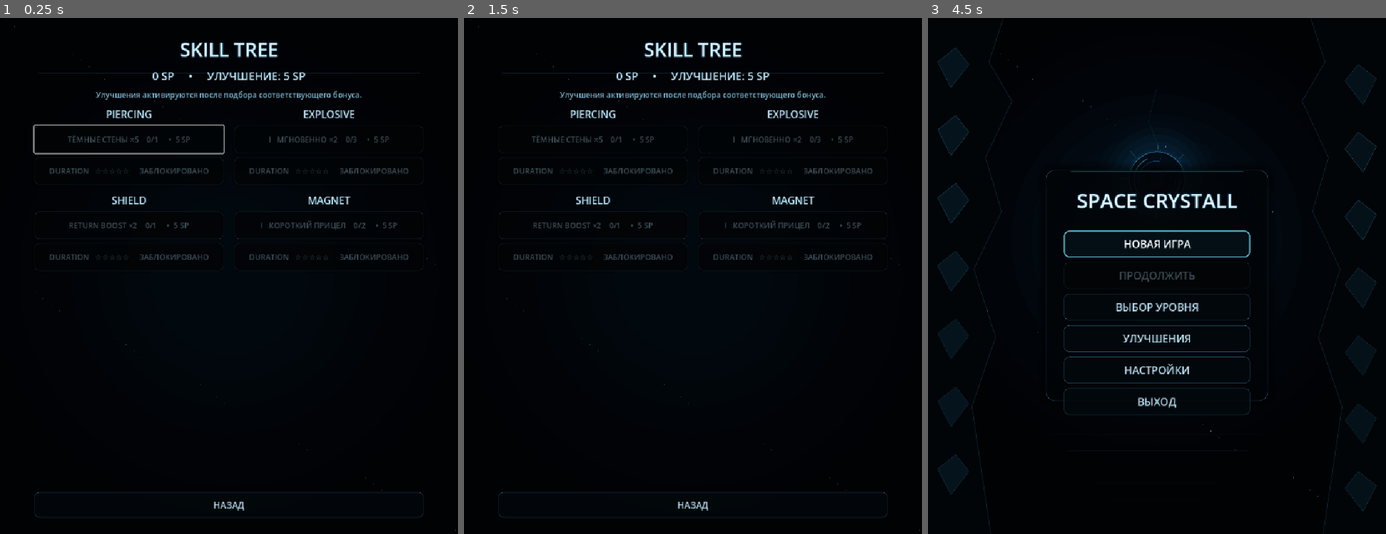
Above: before the commit, frames 1-3 (left to right).
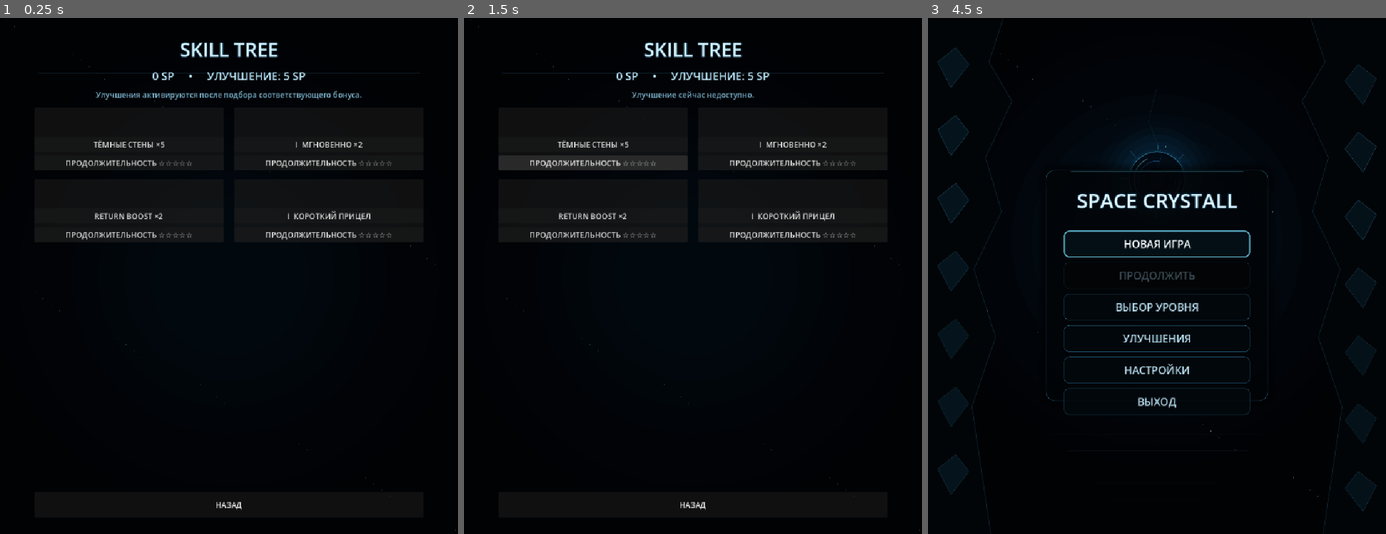
Above: after the commit, the same moments.

Repository: Ardarik421/arkanoid
Game: Godot game, scene res://scenes/skill_tree.tscn
Two runs of this game, one before a commit and one after it. Both use one fixed random seed, a clock stepped at 60 frames per second and the inputs below. This scene is started directly instead of the project's main scene. Sound files missing from this copy of the repository are replaced by a short silence.
Inputs (mouse positions are in pixels of both pictures, inside the frame that each line leads up to):
- Up to frame 1 (0.25 s): no input
- Up to frame 2 (1.5 s): click (592, 141) at 0.5 s, where only the run after the commit has a clickable "ТЁМНЫЕ СТЕНЫ ×5"; click (592, 162) at 1.25 s, where only the run after the commit has a clickable "ПРОДОЛЖИТЕЛЬНОСТЬ ☆☆☆☆☆"
- Up to frame 3 (4.5 s): click (1257, 141) at 2 s, where only the run after the commit has a clickable "I МГНОВЕННО ×2"; click (1056, 214) at 2.75 s, where only the run after the commit has a clickable "RETURN BOOST ×2"; click (1257, 214) at 3.5 s, where only the run after the commit has a clickable "I КОРОТКИЙ ПРИЦЕЛ"; click "НАЗАД" at 4.25 s

The runs differ from the first frame. In frame 1, 3.1% of the frame differs, in the area x 7-93%, y 17-97%; in frame 2, 4.1%, in the area x 7-93%, y 14-97%; in frame 3, nothing differs.
Error after the commit: Parse Error: Cannot infer the type of "half" variable because the value doesn't have a set type. (res://scenes/skill_bonus_icon.gd:12)

Commit message:
Add bonus icons and branch cards to skill tree

Diff:
--- a/scenes/skill_tree.tscn
+++ b/scenes/skill_tree.tscn
@@ -1,6 +1,7 @@
-[gd_scene load_steps=2 format=3]
+[gd_scene load_steps=3 format=3]
 
 [ext_resource type="Script" path="res://scenes/skill_tree.gd" id="1"]
+[ext_resource type="Script" path="res://scenes/skill_bonus_icon.gd" id="2"]
 
 [node name="SkillTree" type="Control"]
 layout_mode = 3
@@ -26,19 +27,16 @@
 [node name="VBox" type="VBoxContainer" parent="Margin"]
 layout_mode = 2
 theme_override_constants/separation = 12
-
 [node name="Title" type="Label" parent="Margin/VBox"]
 layout_mode = 2
 text = "SKILL TREE"
 horizontal_alignment = 1
-
 [node name="Header" type="HBoxContainer" parent="Margin/VBox"]
 layout_mode = 2
 alignment = 1
 [node name="SPLabel" type="Label" parent="Margin/VBox/Header"]
 layout_mode = 2
 text = "SP: 0"
-
 [node name="StatusLabel" type="Label" parent="Margin/VBox"]
 layout_mode = 2
 custom_minimum_size = Vector2(0, 26)
@@ -52,77 +50,113 @@
 theme_override_constants/v_separation = 18
 columns = 2
 
-[node name="Piercing" type="VBoxContainer" parent="Margin/VBox/Branches"]
+[node name="Piercing" type="PanelContainer" parent="Margin/VBox/Branches"]
 custom_minimum_size = Vector2(390, 0)
 layout_mode = 2
 size_flags_horizontal = 3
-[node name="Title" type="Label" parent="Margin/VBox/Branches/Piercing"]
+[node name="Content" type="VBoxContainer" parent="Margin/VBox/Branches/Piercing"]
 layout_mode = 2
-text = "PIERCING"
-horizontal_alignment = 1
-[node name="Gameplay" type="Button" parent="Margin/VBox/Branches/Piercing"]
+theme_override_constants/separation = 8
+[node name="Header" type="HBoxContainer" parent="Margin/VBox/Branches/Piercing/Content"]
+layout_mode = 2
+[node name="Icon" type="Control" parent="Margin/VBox/Branches/Piercing/Content/Header"]
+custom_minimum_size = Vector2(54, 54)
+layout_mode = 2
+script = ExtResource("2")
+icon_type = "piercing"
+[node name="Spacer" type="Control" parent="Margin/VBox/Branches/Piercing/Content/Header"]
+layout_mode = 2
+size_flags_horizontal = 3
+[node name="Gameplay" type="Button" parent="Margin/VBox/Branches/Piercing/Content"]
 layout_mode = 2
 text = "ТЁМНЫЕ СТЕНЫ ×5"
-[node name="Duration" type="Button" parent="Margin/VBox/Branches/Piercing"]
+[node name="Duration" type="Button" parent="Margin/VBox/Branches/Piercing/Content"]
 layout_mode = 2
-text = "DURATION ☆☆☆☆☆"
+text = "ПРОДОЛЖИТЕЛЬНОСТЬ ☆☆☆☆☆"
 
-[node name="Explosive" type="VBoxContainer" parent="Margin/VBox/Branches"]
+[node name="Explosive" type="PanelContainer" parent="Margin/VBox/Branches"]
 custom_minimum_size = Vector2(390, 0)
 layout_mode = 2
 size_flags_horizontal = 3
-[node name="Title" type="Label" parent="Margin/VBox/Branches/Explosive"]
+[node name="Content" type="VBoxContainer" parent="Margin/VBox/Branches/Explosive"]
 layout_mode = 2
-text = "EXPLOSIVE"
-horizontal_alignment = 1
-[node name="Gameplay" type="Button" parent="Margin/VBox/Branches/Explosive"]
+theme_override_constants/separation = 8
+[node name="Header" type="HBoxContainer" parent="Margin/VBox/Branches/Explosive/Content"]
+layout_mode = 2
+[node name="Icon" type="Control" parent="Margin/VBox/Branches/Explosive/Content/Header"]
+custom_minimum_size = Vector2(54, 54)
+layout_mode = 2
+script = ExtResource("2")
+icon_type = "explosive"
+[node name="Spacer" type="Control" parent="Margin/VBox/Branches/Explosive/Content/Header"]
+layout_mode = 2
+size_flags_horizontal = 3
+[node name="Gameplay" type="Button" parent="Margin/VBox/Branches/Explosive/Content"]
 layout_mode = 2
 text = "I  МГНОВЕННО ×2"
-[node name="Duration" type="Button" parent="Margin/VBox/Branches/Explosive"]
+[node name="Duration" type="Button" parent="Margin/VBox/Branches/Explosive/Content"]
 layout_mode = 2
-text = "DURATION ☆☆☆☆☆"
+text = "ПРОДОЛЖИТЕЛЬНОСТЬ ☆☆☆☆☆"
 
-[node name="Shield" type="VBoxContainer" parent="Margin/VBox/Branches"]
+[node name="Shield" type="PanelContainer" parent="Margin/VBox/Branches"]
 custom_minimum_size = Vector2(390, 0)
 layout_mode = 2
 size_flags_horizontal = 3
-[node name="Title" type="Label" parent="Margin/VBox/Branches/Shield"]
+[node name="Content" type="VBoxContainer" parent="Margin/VBox/Branches/Shield"]
 layout_mode = 2
-text = "SHIELD"
-horizontal_alignment = 1
-[node name="Gameplay" type="Button" parent="Margin/VBox/Branches/Shield"]
+theme_override_constants/separation = 8
+[node name="Header" type="HBoxContainer" parent="Margin/VBox/Branches/Shield/Content"]
+layout_mode = 2
+[node name="Icon" type="Control" parent="Margin/VBox/Branches/Shield/Content/Header"]
+custom_minimum_size = Vector2(54, 54)
+layout_mode = 2
+script = ExtResource("2")
+icon_type = "shield"
+[node name="Spacer" type="Control" parent="Margin/VBox/Branches/Shield/Content/Header"]
+layout_mode = 2
+size_flags_horizontal = 3
+[node name="Gameplay" type="Button" parent="Margin/VBox/Branches/Shield/Content"]
 layout_mode = 2
 text = "RETURN BOOST ×2"
-[node name="Duration" type="Button" parent="Margin/VBox/Branches/Shield"]
+[node name="Duration" type="Button" parent="Margin/VBox/Branches/Shield/Content"]
 layout_mode = 2
-text = "DURATION ☆☆☆☆☆"
+text = "ПРОДОЛЖИТЕЛЬНОСТЬ ☆☆☆☆☆"
 
-[node name="Magnet" type="VBoxContainer" parent="Margin/VBox/Branches"]
+[node name="Magnet" type="PanelContainer" parent="Margin/VBox/Branches"]
 custom_minimum_size = Vector2(390, 0)
 layout_mode = 2
 size_flags_horizontal = 3
-[node name="Title" type="Label" parent="Margin/VBox/Branches/Magnet"]
+[node name="Content" type="VBoxContainer" parent="Margin/VBox/Branches/Magnet"]
 layout_mode = 2
-text = "MAGNET"
-horizontal_alignment = 1
-[node name="Gameplay" type="Button" parent="Margin/VBox/Branches/Magnet"]
+theme_override_constants/separation = 8
+[node name="Header" type="HBoxContainer" parent="Margin/VBox/Branches/Magnet/Content"]
+layout_mode = 2
+[node name="Icon" type="Control" parent="Margin/VBox/Branches/Magnet/Content/Header"]
+custom_minimum_size = Vector2(54, 54)
+layout_mode = 2
+script = ExtResource("2")
+icon_type = "magnet"
+[node name="Spacer" type="Control" parent="Margin/VBox/Branches/Magnet/Content/Header"]
+layout_mode = 2
+size_flags_horizontal = 3
+[node name="Gameplay" type="Button" parent="Margin/VBox/Branches/Magnet/Content"]
 layout_mode = 2
 text = "I  КОРОТКИЙ ПРИЦЕЛ"
-[node name="Duration" type="Button" parent="Margin/VBox/Branches/Magnet"]
+[node name="Duration" type="Button" parent="Margin/VBox/Branches/Magnet/Content"]
 layout_mode = 2
-text = "DURATION ☆☆☆☆☆"
+text = "ПРОДОЛЖИТЕЛЬНОСТЬ ☆☆☆☆☆"
 
 [node name="BackButton" type="Button" parent="Margin/VBox"]
 layout_mode = 2
 custom_minimum_size = Vector2(0, 54)
 text = "НАЗАД"
 
-[connection signal="pressed" from="Margin/VBox/Branches/Piercing/Gameplay" to="." method="_on_piercing_gameplay_pressed"]
-[connection signal="pressed" from="Margin/VBox/Branches/Piercing/Duration" to="." method="_on_piercing_duration_pressed"]
-[connection signal="pressed" from="Margin/VBox/Branches/Explosive/Gameplay" to="." method="_on_explosive_gameplay_pressed"]
-[connection signal="pressed" from="Margin/VBox/Branches/Explosive/Duration" to="." method="_on_explosive_duration_pressed"]
-[connection signal="pressed" from="Margin/VBox/Branches/Shield/Gameplay" to="." method="_on_shield_gameplay_pressed"]
-[connection signal="pressed" from="Margin/VBox/Branches/Shield/Duration" to="." method="_on_shield_duration_pressed"]
-[connection signal="pressed" from="Margin/VBox/Branches/Magnet/Gameplay" to="." method="_on_magnet_gameplay_pressed"]
-[connection signal="pressed" from="Margin/VBox/Branches/Magnet/Duration" to="." method="_on_magnet_duration_pressed"]
+[connection signal="pressed" from="Margin/VBox/Branches/Piercing/Content/Gameplay" to="." method="_on_piercing_gameplay_pressed"]
+[connection signal="pressed" from="Margin/VBox/Branches/Piercing/Content/Duration" to="." method="_on_piercing_duration_pressed"]
+[connection signal="pressed" from="Margin/VBox/Branches/Explosive/Content/Gameplay" to="." method="_on_explosive_gameplay_pressed"]
+[connection signal="pressed" from="Margin/VBox/Branches/Explosive/Content/Duration" to="." method="_on_explosive_duration_pressed"]
+[connection signal="pressed" from="Margin/VBox/Branches/Shield/Content/Gameplay" to="." method="_on_shield_gameplay_pressed"]
+[connection signal="pressed" from="Margin/VBox/Branches/Shield/Content/Duration" to="." method="_on_shield_duration_pressed"]
+[connection signal="pressed" from="Margin/VBox/Branches/Magnet/Content/Gameplay" to="." method="_on_magnet_gameplay_pressed"]
+[connection signal="pressed" from="Margin/VBox/Branches/Magnet/Content/Duration" to="." method="_on_magnet_duration_pressed"]
 [connection signal="pressed" from="Margin/VBox/BackButton" to="." method="_on_back_pressed"]
